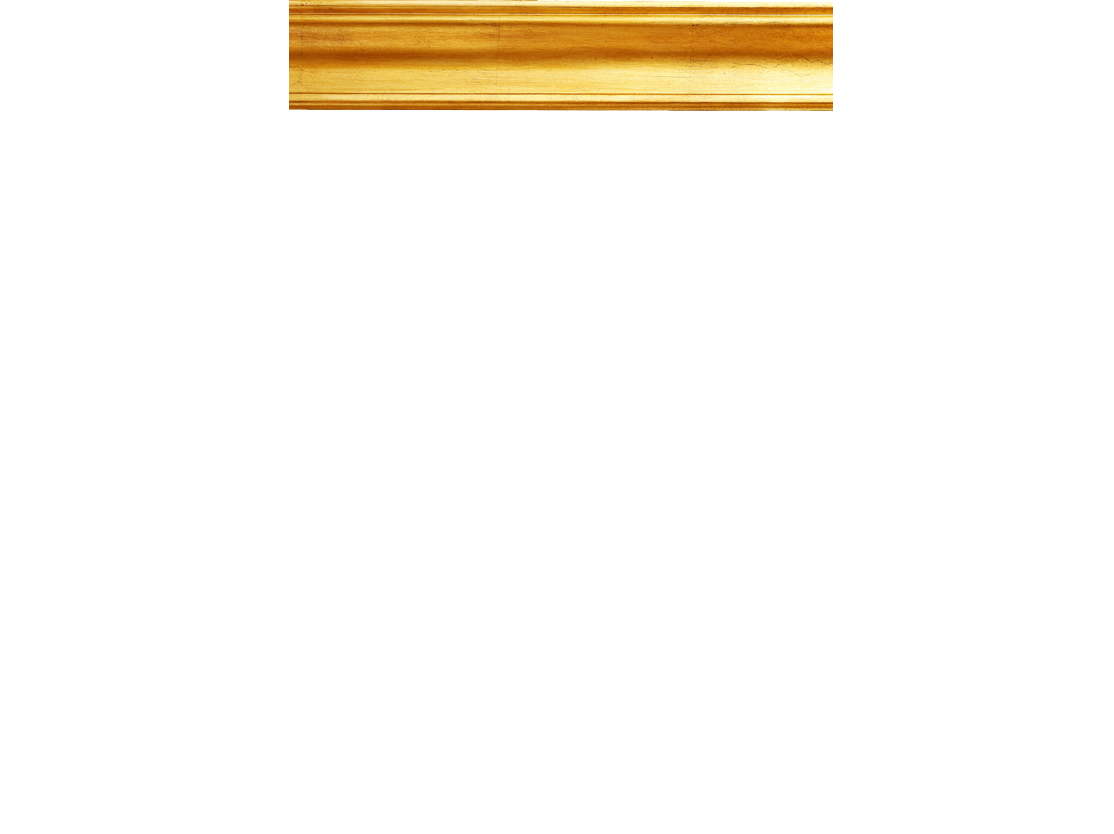
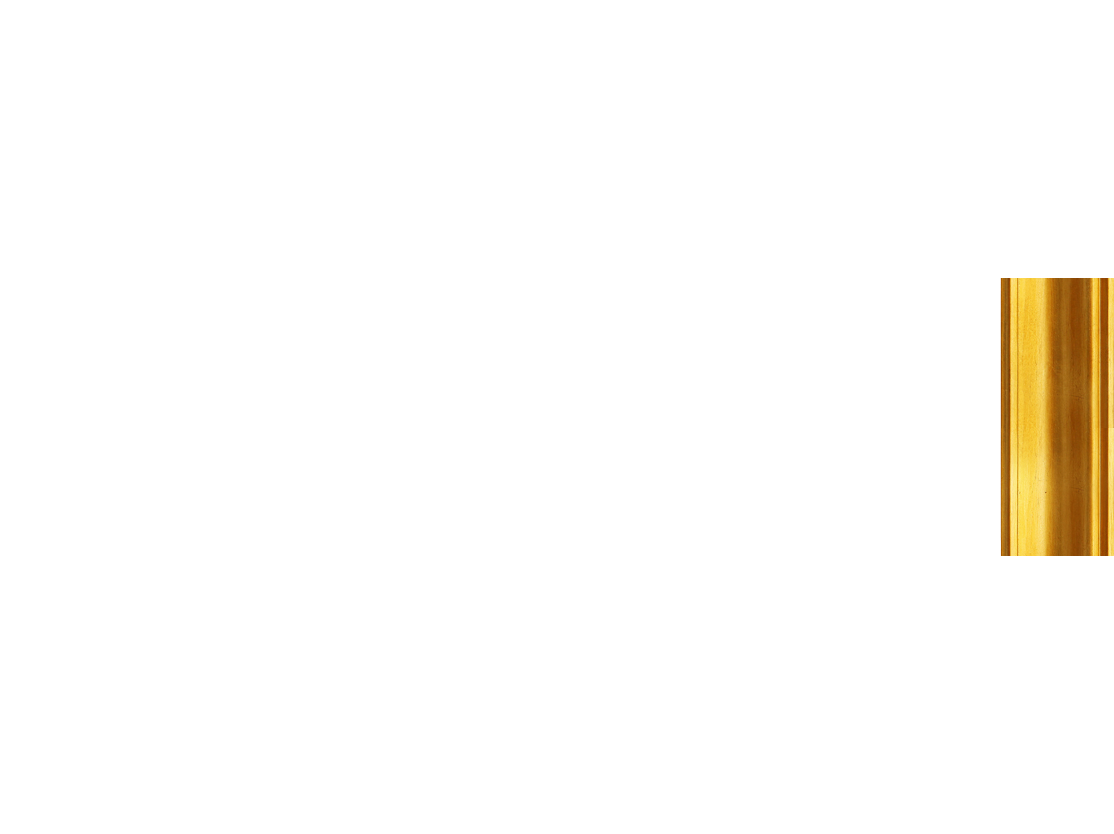
Two versions of the same layered image (w=1114, h=834). Layer-by-layer changes:
added layer "E tiling" above "E" over [1000,278,1114,556]
showed "E" over [1000,278,1114,556]
hid "N" over [289,0,833,111]
